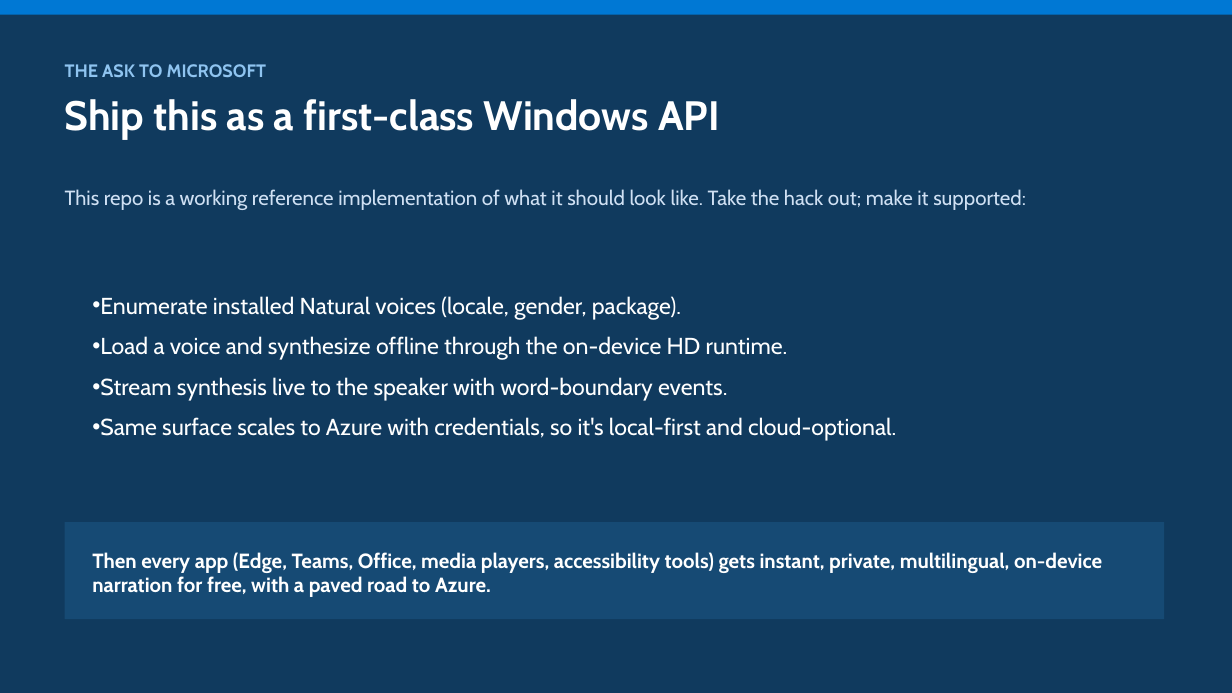
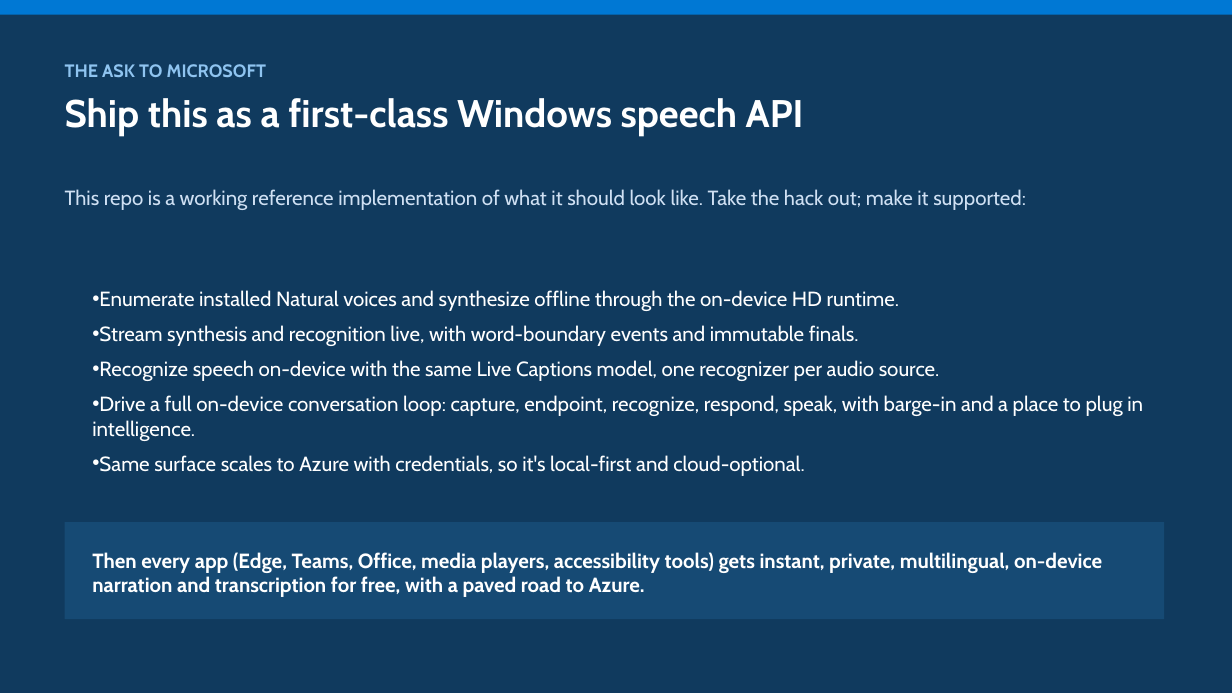
Before and after one commit to aclinick/claros, a slide deck: slide 17 of docs/pitch/live-voiceover.pptx (slide 15 before the commit). Drawn at 1232x693 pixels with LibreOffice and Linux fonts; fonts in the diff are those of the drawing. Boxes give left, top, right and bottom in pixels: in the first picture for what was removed or moved away, otherwise in the second. Text is boxed around its words. In the diff, an @@ line names an element or a change of style, - is before the commit and + after.

```diff
--- a/docs/pitch/live-voiceover.pptx
+++ b/docs/pitch/live-voiceover.pptx
@@ text at (65,98,804,137): text changed; size 32 to 30 pt @@
-Ship this as a first-class Windows API
+Ship this as a first-class Windows speech API
@@ text at (92,290,1143,441): text changed; size 18 to 16 pt @@
-• Enumerate installed Natural voices (locale, gender, package).
-• Load a voice and synthesize offline through the on-device HD runtime.
-• Stream synthesis live to the speaker with word-boundary events.
+• Enumerate installed Natural voices and synthesize offline through the on-device HD runtime.
+• Stream synthesis and recognition live, with word-boundary events and immutable finals.
+• Recognize speech on-device with the same Live Captions model, one recognizer per audio source.
+• Drive a full on-device conversation loop: capture, endpoint, recognize, respond, speak, with barge-in and a place to plug in intelligence.
@@ text at (99,455,804,476): size 18 to 16 pt in "Same surface scales to Azure with credentials, ..."; less space between paragraphs @@
@@ text at (92,552,1102,597): text changed @@
-Then every app (Edge, Teams, Office, media players, accessibility tools) gets instant, private, multilingual, on-device narration for free, with a paved road to Azure.
+Then every app (Edge, Teams, Office, media players, accessibility tools) gets instant, private, multilingual, on-device narration and transcription for free, with a paved road to Azure.
```
Also in this commit, not shown: 11 other slides changed, 2 slides added, 2 other files.
